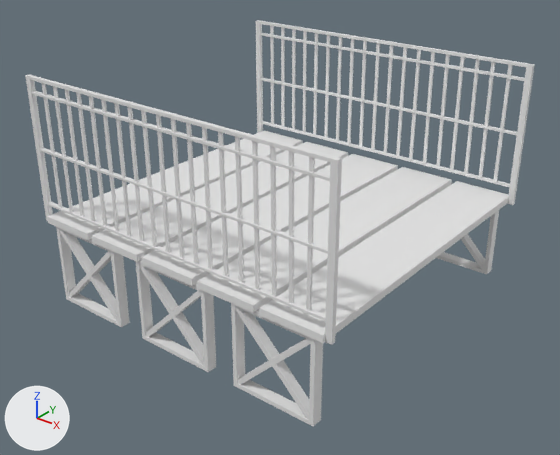
Before and after pictures for a commit that changed the OBJ model Assets/Visual/3D/Bridges/Bridge_Floor/Ponte_Chao.obj.
Camera for both pictures: a 50 mm camera at (4.22, -5.36, 3.1) aimed at (0.07, -0.18, -0.12). The axes (+X, +Y, +Z) are drawn at lower left. The lights are the same throughout. Where no turn or scale is listed for an object, it has been applied to the vertices.

The scene before the commit, as lines of its bpy script (objects in view):
```python
me_chão = bpy.data.meshes.new('Chão')
me_chão.from_pydata(...)  # 664 vertices, 534 faces; spans x -1.65..1.65, y -1.59..1.59, z -0.84..1.35
ob_chão = bpy.data.objects.new('Chão', me_chão)
ob_chão.location = (0.0, 0.0, 0.0)
```
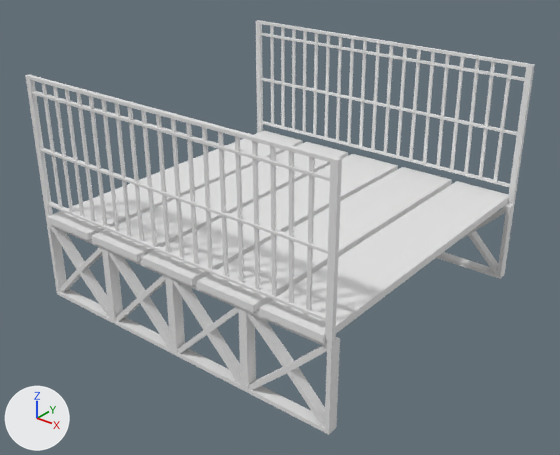
Patch to the scene script:
```diff
--- a/Assets/Visual/3D/Bridges/Bridge_Floor/Ponte_Chao.obj.py
+++ b/Assets/Visual/3D/Bridges/Bridge_Floor/Ponte_Chao.obj.py
@@ me_chão @@
 # used by ob_chão; location = (0.0, 0.0, 0.0)
-me_chão.from_pydata(...)  # 664 vertices, 534 faces; spans x -1.65..1.65, y -1.59..1.59, z -0.84..1.35
+me_chão.from_pydata(...)  # 744 vertices, 610 faces; spans x -1.65..1.65, y -1.59..1.59, z -0.84..1.35
+# me_chão part 1: the loose piece of 16 vertices spanning x 0.69..1.5, y -1.56..-1.46, z -0.84..-0.03 is copied, and the copy is scaled about its middle by (1.04, 1, 1), then moved by (0.13, 0.0, 0.0); it spans x 0.81..1.65, y -1.56..-1.46, z -0.84..-0.03
+# me_chão part 2: the loose piece of 24 vertices spanning x 0.7..1.49, y -1.56..-1.47, z -0.83..-0.04 is copied, and the copy is scaled about its middle by (1.04, 1, 1), then moved by (0.14, 0.0, 0.0); it spans x 0.82..1.63, y -1.56..-1.47, z -0.83..-0.04
+# me_chão part 3: the loose piece of 16 vertices spanning x 0.69..1.5, y 1.46..1.56, z -0.84..-0.03 is copied, and the copy is scaled about its middle by (1.04, 1, 1), then moved by (0.13, 0.0, 0.0); it spans x 0.81..1.65, y 1.46..1.56, z -0.84..-0.03
+# me_chão part 4: the loose piece of 24 vertices spanning x 0.7..1.49, y 1.47..1.56, z -0.83..-0.04 is copied, and the copy is scaled about its middle by (1.04, 1, 1), then moved by (0.14, 0.0, 0.0); it spans x 0.82..1.63, y 1.47..1.56, z -0.83..-0.04
+# me_chão part 5
+# 1 vertex is removed from x -1.5, y -1.56, z -0.03
+# 6 faces are deleted
+# 30 vertices in x 0.69..1.5, y -1.56..-1.46, z -0.84..-0.03 move by (-0.69, 0.0, 0.0)
+# 28 vertices in x -0.4..0.39, y -1.56..-1.46, z -0.84..-0.03 move by (-0.41, 0.0, 0.0)
+# 16 vertices in x -0.74..-0.69, y -1.56..-1.46, z -0.84..-0.03 move by (-0.12, 0.0, 0.0)
+# 13 vertices in x -1.5..-1.06, y -1.56..-1.46, z -0.84..-0.03 move by (-0.15, 0.0, 0.0)
+# 12 vertices in x -0.4..0.4, y -1.56..-1.46, z -0.84..-0.03 move by (-0.4, 0.0, 0.0)
+# 10 vertices in x 0.74..1.49, y -1.56..-1.47, z -0.83..-0.4 move by (-0.7, 0.0, 0.0)
+# 10 vertices move from x -1.49..-1.1, y -1.56..-1.47, z -0.8..-0.04 to x -1.63..-1.24, y -1.56..-1.47, z -0.8..-0.04
+# 1 vertex is added at (-1.65, -1.56, -0.03)
+# 6 new faces join them
+# me_chão part 6
+# 1 vertex is removed from x -1.5, y 1.56, z -0.03
+# 6 faces are deleted
+# 30 vertices in x 0.69..1.5, y 1.46..1.56, z -0.84..-0.03 move by (-0.69, 0.0, 0.0)
+# 28 vertices in x -0.4..0.39, y 1.46..1.56, z -0.84..-0.03 move by (-0.41, 0.0, 0.0)
+# 16 vertices in x -0.74..-0.69, y 1.46..1.56, z -0.84..-0.03 move by (-0.12, 0.0, 0.0)
+# 13 vertices in x -1.5..-1.06, y 1.46..1.56, z -0.84..-0.03 move by (-0.15, 0.0, 0.0)
+# 12 vertices in x -0.4..0.4, y 1.46..1.56, z -0.84..-0.03 move by (-0.4, 0.0, 0.0)
+# 10 vertices in x 0.74..1.49, y 1.47..1.56, z -0.83..-0.4 move by (-0.7, 0.0, 0.0)
+# 10 vertices move from x -1.49..-1.1, y 1.47..1.56, z -0.8..-0.04 to x -1.63..-1.24, y 1.47..1.56, z -0.8..-0.04
+# 1 vertex is added at (-1.65, 1.56, -0.03)
+# 6 new faces join them
```

Where the change shows, as pixel boxes [x1, y1, x2, y2] in the pictures (560 x 455 px; the box of a moved part takes in the faces that stretch with it):
'Chão', reshaped: before [25, 20, 535, 426]; after [25, 20, 535, 435]
part 1 of me_chão, added: after [242, 308, 340, 435]
part 2 of me_chão, added: after [247, 312, 327, 428]
part 3 of me_chão, added: after [436, 204, 515, 279]
part 4 of me_chão, added: after [461, 209, 506, 274]
part 5 of me_chão, moved or reshaped: before [25, 76, 323, 426]; after [25, 76, 244, 391]
part 6 of me_chão, moved or reshaped (not visible afterwards): before [436, 209, 500, 274]
